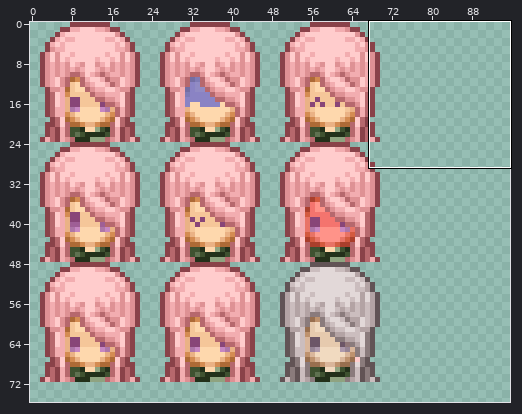
Sprite sheet -- GameEngine/GameEngine/res/tex/Melody_Faces.png. The first picture is a wide view before the edit; the outline marks the close-up.
Close-up. Before the commit:
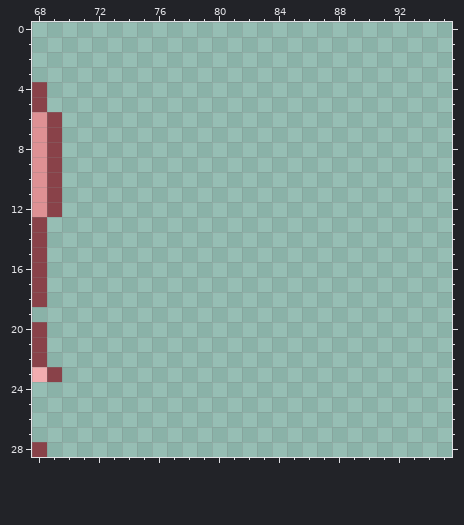
The file is 96x96 pixels. Colours within 5 levels of each other are drawn and written as one. Shown: x 68..95, y 0..28. The wide view leaves out empty margins.
The result:
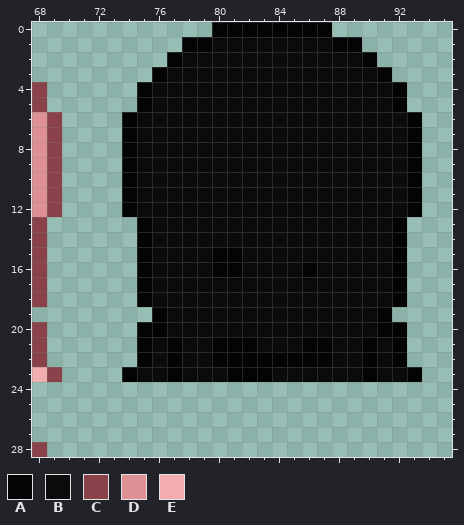
Palette (. is transparent): A #040404  B #0b0b0b  C #894249  D #de9194  E #f2adb0
The edit:
Colour A now appears in row 0 at x 80 to 87; in row 1 at x 78 to 79 and 88 to 89; in row 2 at x 77 and 90; in row 3 at x 76 and 91; in rows 4 to 5 at x 75 and 92; in rows 6 to 12 at x 74 and 93.
Colour A now appears in rows 13 to 14 at x 75 and 92; in row 15 at x 75, 80 to 81 and 92; in row 16 at x 75, 80 to 81, 86 and 92; in rows 17 to 18 at x 75 and 92; in row 19 at x 76 and 91; in row 20 at x 75 to 76 and 91 to 92.
Colour A now appears in row 21 at x 75, 77, 80 to 82, 86 to 87, 90 and 92; in row 22 at x 75, 77, 80 to 87, 90 and 92; in row 23 at x 74, 77, 81 to 83, 90 and 93.
Colour B now appears in row 1 at x 80 to 87; in row 2 at x 78 to 89; in row 3 at x 77 to 90; in rows 4 to 5 at x 76 to 91; in rows 6 to 12 at x 75 to 92; in rows 13 to 14 at x 76 to 91.
Colour B now appears in row 15 at x 76 to 79 and 82 to 91; in row 16 at x 76 to 79, 82 to 85 and 87 to 91; in rows 17 to 18 at x 76 to 91; in rows 19 to 20 at x 77 to 90; in row 21 at x 76, 78 to 79, 83 to 85, 88 to 89 and 91; in row 22 at x 76, 78 to 79, 88 to 89 and 91.
Colour B now appears in row 23 at x 75 to 76, 78 to 80, 84 to 89 and 91 to 92.
